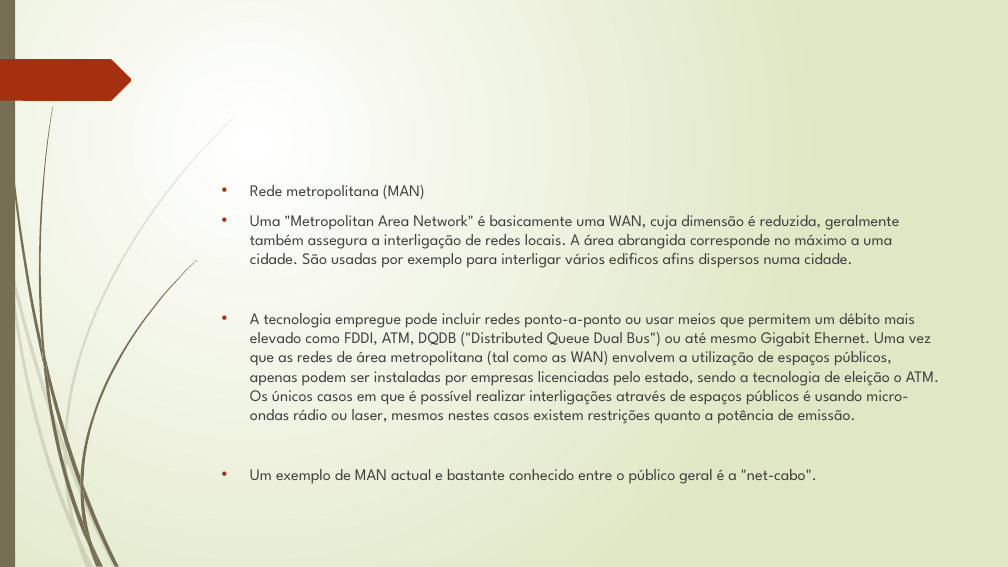
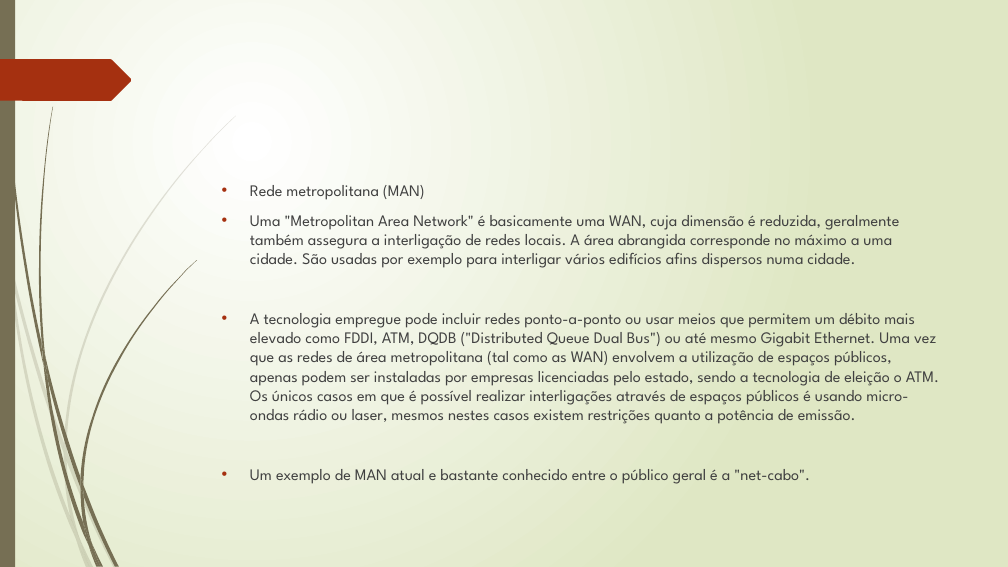
Before and after one commit to paulorenatofernandesmorgado/paulo, a slide deck: slide 15 of Tipos de redes trabalho paulomorgado.pptx. Drawn at 1008x567 pixels with LibreOffice and Linux fonts; fonts in the diff are those of the drawing. Boxes give left, top, right and bottom in pixels: in the first picture for what was removed or moved away, otherwise in the second. Text is boxed around its words. In the diff, an @@ line names an element or a change of style, - is before the commit and + after.

```diff
--- a/Tipos de redes trabalho paulomorgado.pptx
+++ b/Tipos de redes trabalho paulomorgado.pptx
@@ text at (x1=250, y1=215, x2=939, y2=484): text changed @@
-• Uma "Metropolitan Area Network" é basicamente uma WAN, cuja dimensão é reduzida, geralmente também assegura a interligação de redes locais. A área abrangida corresponde no máximo a uma cidade. São usadas por exemplo para interligar vários edificos afins dispersos numa cidade.
-• A tecnologia empregue pode incluir redes ponto-a-ponto ou usar meios que permitem um débito mais elevado como FDDI, ATM, DQDB ("Distributed Queue Dual Bus") ou até mesmo Gigabit Ehernet. Uma vez que as redes de área metropolitana (tal como as WAN) envolvem a utilização de espaços públicos, apenas podem ser instaladas por empresas licenciadas pelo estado, sendo a tecnologia de eleição o ATM. Os únicos casos em que é possível realizar interligações através de espaços públicos é usando micro-ondas rádio ou laser, mesmos nestes casos existem restrições quanto a potência de emissão.
-• Um exemplo de MAN actual e bastante conhecido entre o público geral é a "net-cabo".
+• Uma "Metropolitan Area Network" é basicamente uma WAN, cuja dimensão é reduzida, geralmente também assegura a interligação de redes locais. A área abrangida corresponde no máximo a uma cidade. São usadas por exemplo para interligar vários edifícios afins dispersos numa cidade.
+• A tecnologia empregue pode incluir redes ponto-a-ponto ou usar meios que permitem um débito mais elevado como FDDI, ATM, DQDB ("Distributed Queue Dual Bus") ou até mesmo Gigabit Ethernet. Uma vez que as redes de área metropolitana (tal como as WAN) envolvem a utilização de espaços públicos, apenas podem ser instaladas por empresas licenciadas pelo estado, sendo a tecnologia de eleição o ATM. Os únicos casos em que é possível realizar interligações através de espaços públicos é usando micro-ondas rádio ou laser, mesmos nestes casos existem restrições quanto a potência de emissão.
+• Um exemplo de MAN atual e bastante conhecido entre o público geral é a "net-cabo".
```
Also in this commit, not shown: 7 other slides changed, 1 other file.
